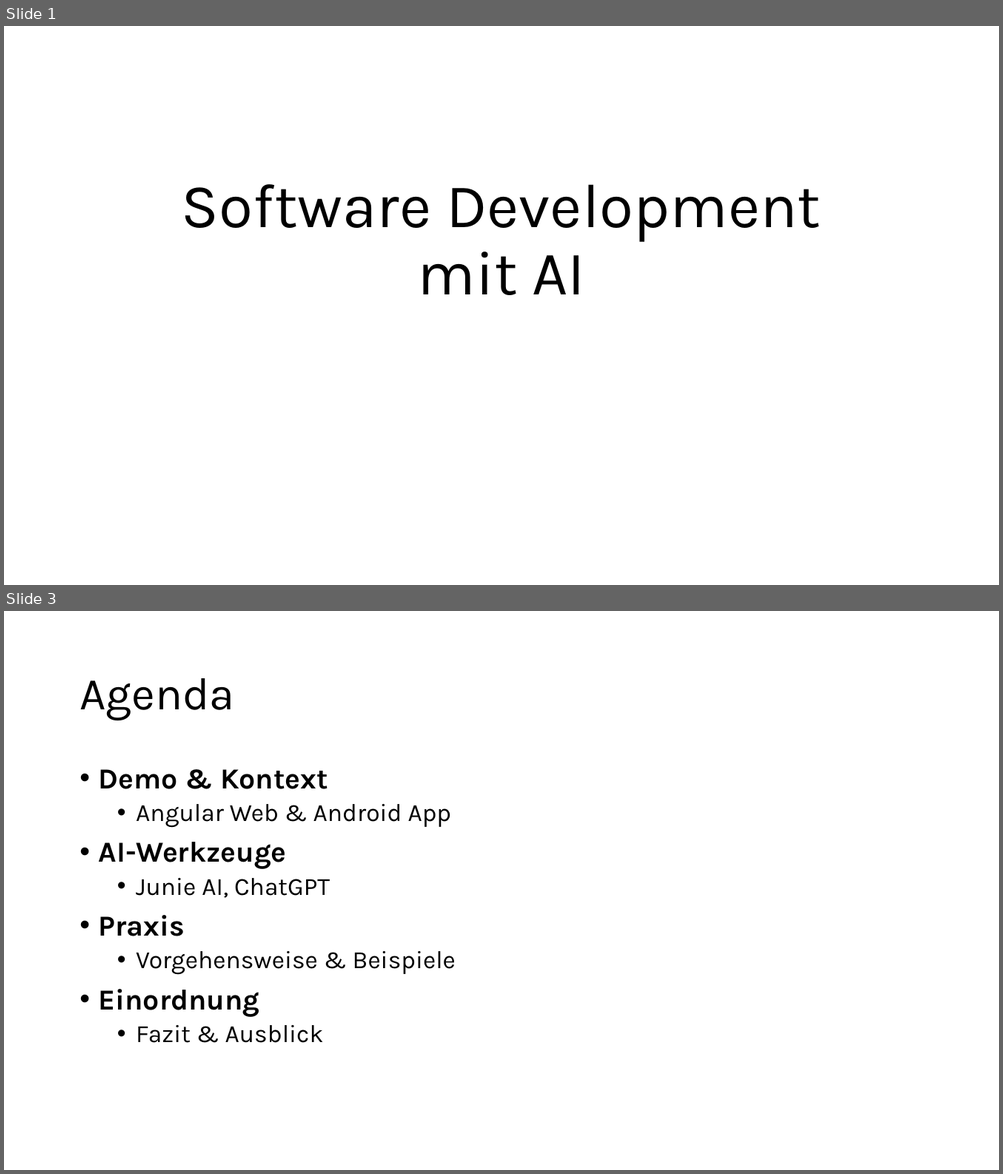
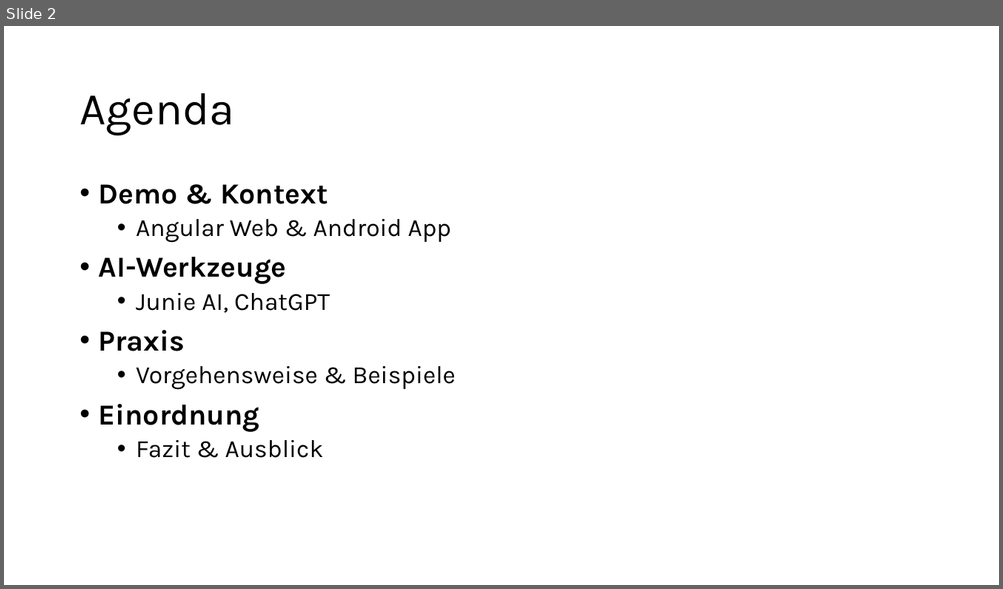
Before and after one commit to JuergGood/angularai, a slide deck: doc/ai/presentation/generated/SoftwareDevelopmentWithAI.pptx. Shown one above the other, each under a label of ours: slides 1 and 3 before the commit, slide 2 after it; the slides between them are not shown. The pictures are 1003x1174 and 1003x589 pixels, drawn with LibreOffice and Linux fonts; fonts in the diff are those of the drawing. Boxes give left, top, right and bottom in pixels: in the first picture for what was removed or moved away, otherwise in the second. Text is boxed around its words. In the diff, an @@ line names an element or a change of style, - is before the commit and + after.

```diff
--- a/doc/ai/presentation/generated/SoftwareDevelopmentWithAI.pptx
+++ b/doc/ai/presentation/generated/SoftwareDevelopmentWithAI.pptx
@@ slide 1 removed at box(4, 26, 999, 585), background #FFFFFF @@
@@ title removed at box(182, 184, 820, 295) @@
-Software Development mit AI
@@ what was slide 3 is now slide 2 @@
```
Also in this commit, not shown: 3 slides changed, 2 slides added, 2 other slides removed, 15 other files.
